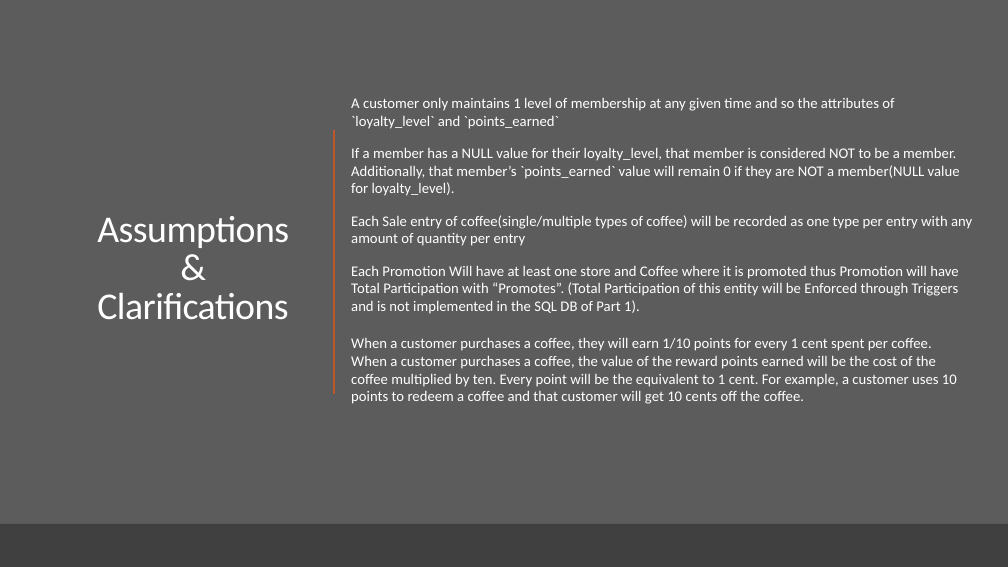
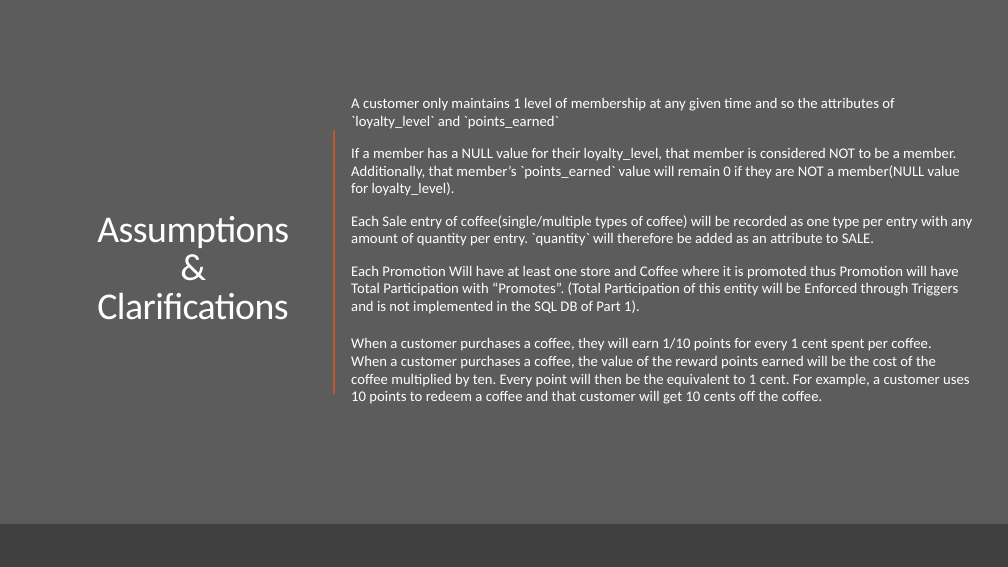
Before and after one commit to cnecciai/BoutiqueCoffee, a slide deck: slide 7 of Project/ER Model.pptx. Drawn at 1008x567 pixels with LibreOffice and Linux fonts; fonts in the diff are those of the drawing. Boxes give left, top, right and bottom in pixels: in the first picture for what was removed or moved away, otherwise in the second. Text is boxed around its words. In the diff, an @@ line names an element or a change of style, - is before the commit and + after.

```diff
--- a/Project/ER Model.pptx
+++ b/Project/ER Model.pptx
@@ text at [351, 215, 972, 246]: text changed @@
-Each Sale entry of coffee(single/multiple types of coffee) will be recorded as one type per entry with any amount of quantity per entry
+Each Sale entry of coffee(single/multiple types of coffee) will be recorded as one type per entry with any amount of quantity per entry. `quantity` will therefore be added as an attribute to SALE.
@@ text at [351, 356, 970, 404]: text changed @@
-When a customer purchases a coffee, the value of the reward points earned will be the cost of the coffee multiplied by ten. Every point will be the equivalent to 1 cent. For example, a customer uses 10 points to redeem a coffee and that customer will get 10 cents off the coffee.
+When a customer purchases a coffee, the value of the reward points earned will be the cost of the coffee multiplied by ten. Every point will then be the equivalent to 1 cent. For example, a customer uses 10 points to redeem a coffee and that customer will get 10 cents off the coffee.
```
Also in this commit, not shown: 2 other files.
